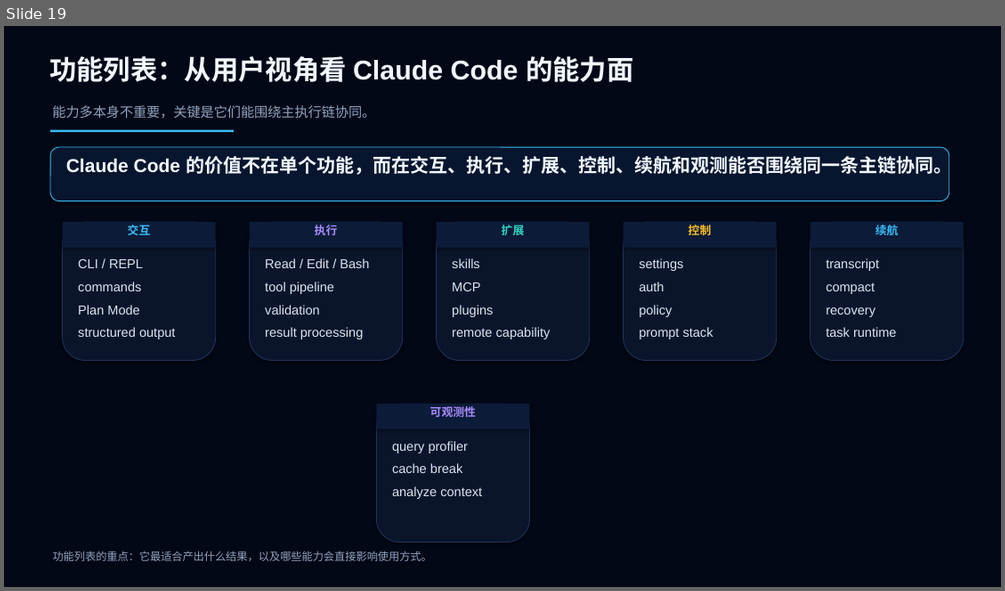
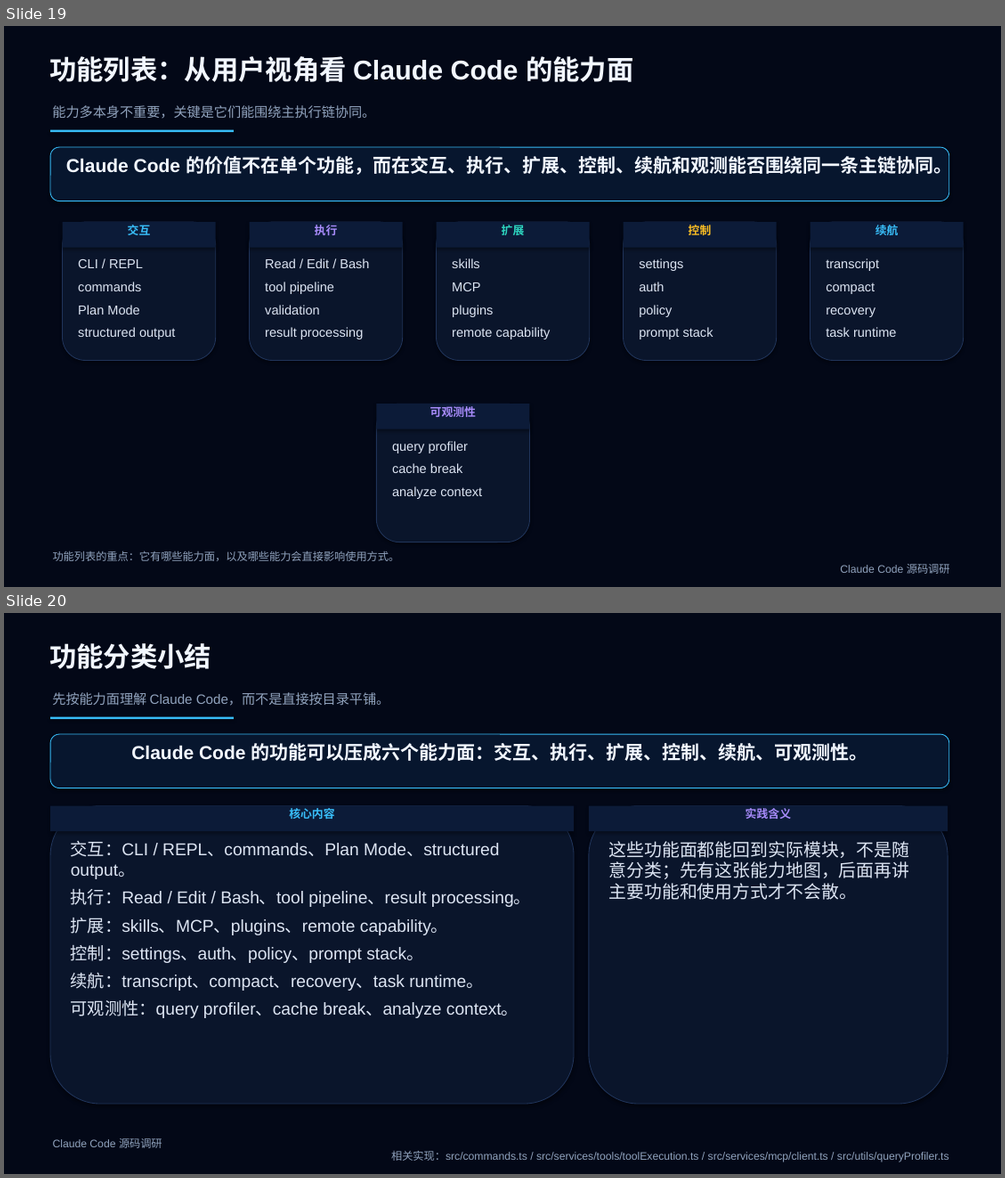
Before and after one commit to boboliu-1010/ccode, a slide deck: docs/zh/10-Claude Code 源码深度解读.pptx. Shown one above the other, each under a label of ours: slide 19 before the commit, slides 19 and 20 after it. The pictures are 1005x591 and 1005x1178 pixels, drawn with LibreOffice and Linux fonts; fonts in the diff are those of the drawing. Boxes give left, top, right and bottom in pixels: in the first picture for what was removed or moved away, otherwise in the second. Text is boxed around its words. In the diff, an @@ line names an element or a change of style, - is before the commit and + after.

```diff
--- a/docs/zh/10-Claude Code 源码深度解读.pptx
+++ b/docs/zh/10-Claude Code 源码深度解读.pptx
@@ slide 20 added at <box>4,613,1001,1174</box>, background #030817 @@
@@ text added at <box>49,643,211,669</box>, 26 pt, text #F2F7FF, bold @@
+功能分类小结
@@ text added at <box>52,692,390,706</box>, 13 pt, text #90A2BC @@
+先按能力面理解 Claude Code，而不是直接按目录平铺。
@@ rectangle added at <box>50,717,234,719</box>, fill #38BDF8 @@
@@ rounded rectangle added at <box>50,734,949,788</box>, fill #07162E, outline #38BDF8 0.75 pt, 18 pt, text #F2F7FF, bold @@
+Claude Code 的功能可以压成六个能力面：交互、执行、扩展、控制、续航、可观测性。
@@ rounded rectangle added at <box>50,806,574,1103</box>, fill #0A152B, outline #20345A 0.75 pt @@
@@ rectangle added at <box>50,806,574,831</box>, fill #0C1B38, 11 pt, text #38BDF8, bold @@
+核心内容
@@ rounded rectangle added at <box>589,806,947,1103</box>, fill #0A152B, outline #20345A 0.75 pt @@
@@ rectangle added at <box>589,806,947,831</box>, fill #0C1B38, 11 pt, text #A78BFA, bold @@
+实践含义
@@ text added at <box>71,841,531,1018</box>, 16.5 pt, text #DCE4F2 @@
+交互：CLI / REPL、commands、Plan Mode、structured output。
+执行：Read / Edit / Bash、tool pipeline、result processing。
+扩展：skills、MCP、plugins、remote capability。
+控制：settings、auth、policy、prompt stack。
+续航：transcript、compact、recovery、task runtime。
+可观测性：query profiler、cache break、analyze context。
@@ text added at <box>609,841,910,900</box>, 17 pt, text #DCE4F2 @@
+这些功能面都能回到实际模块，不是随意分类；先有这张能力地图，后面再讲主要功能和使用方式才不会散。
@@ text added at <box>53,1138,949,1162</box>, 10.5 pt, text #90A2BC @@
+Claude Code 源码调研
+相关实现：src/commands.ts / src/services/tools/toolExecution.ts / src/services/mcp/client.ts / src/utils/queryProfiler.ts
@@ slide 19 changed as well @@
@@ text at <box>53,550,950,573</box>: text changed @@
-功能列表的重点：它最适合产出什么结果，以及哪些能力会直接影响使用方式。
+功能列表的重点：它有哪些能力面，以及哪些能力会直接影响使用方式。
+Claude Code 源码调研
```
Also in this commit, not shown: 53 other slides changed, 5 other slides added, 1 other file.
